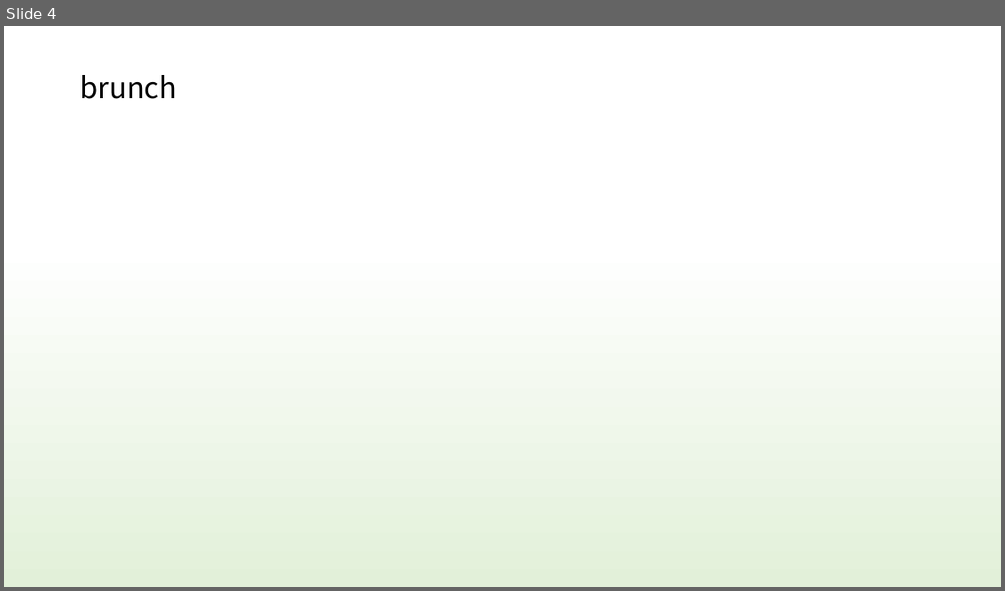
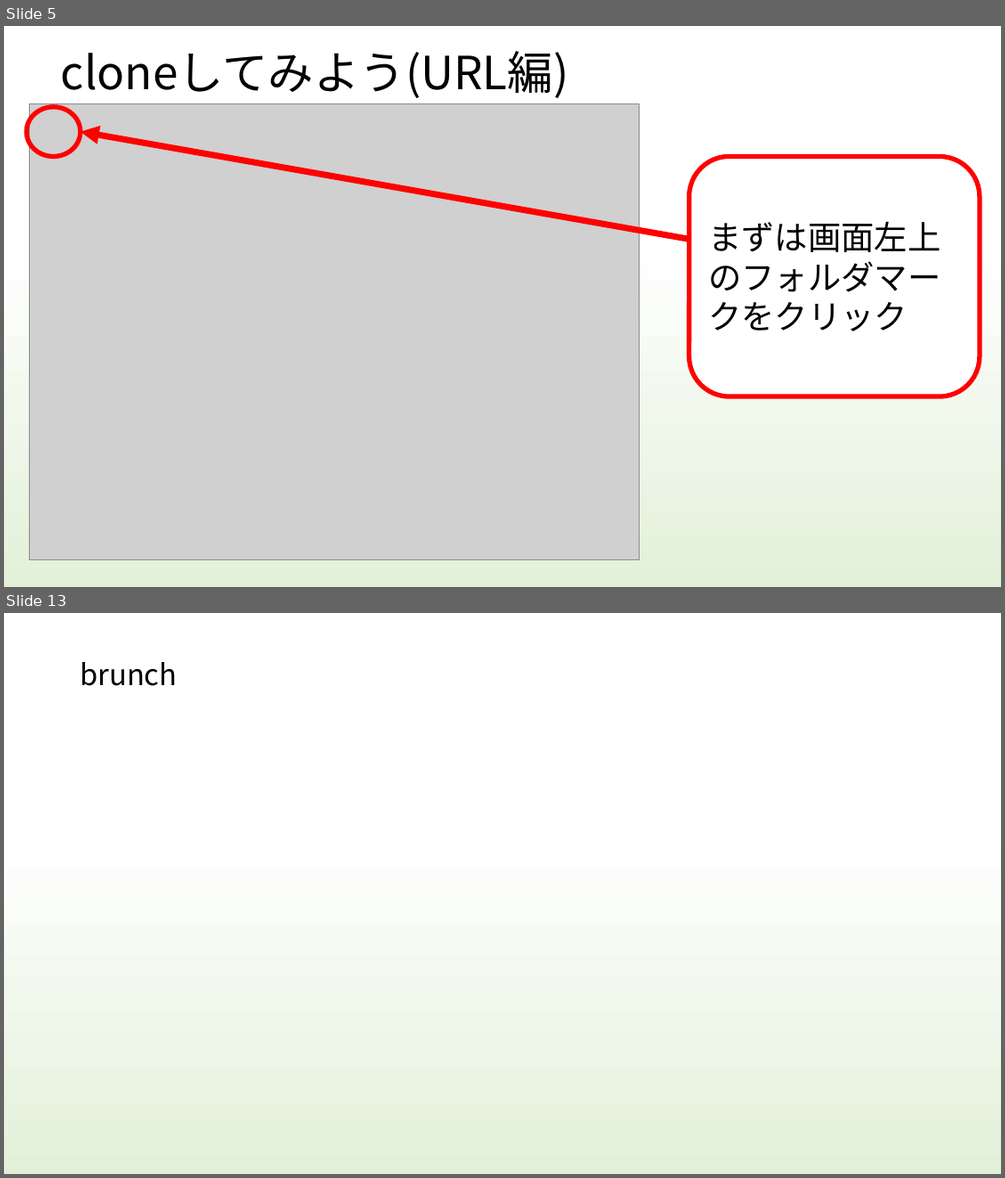
Before and after one commit to kiesproject/git-VR-study, a slide deck: 勉強会資料/H30VRStudy_Document/git_study.pptx. Shown one above the other, each under a label of ours: slide 4 before the commit, slides 5 and 13 after it; the slides between them are not shown. The pictures are 1005x591 and 1005x1178 pixels, drawn with LibreOffice and Linux fonts; fonts in the diff are those of the drawing; grey boxes stand for pictures. Boxes give left, top, right and bottom in pixels: in the first picture for what was removed or moved away, otherwise in the second. Text is boxed around its words. In the diff, an @@ line names an element or a change of style, - is before the commit and + after.

```diff
--- a/勉強会資料/H30VRStudy_Document/git_study.pptx
+++ b/勉強会資料/H30VRStudy_Document/git_study.pptx
@@ slide 5 added at (4,26,1001,587), background gradient #FFFFFF to #E2F0D9 to #BDBCBC @@
@@ title added at (61,51,569,98), 44 pt, text #000000 @@
+cloneしてみよう(URL編)
@@ picture added at (30,104,639,560) @@
@@ ellipse added at (26,107,81,156), outline #FF0000 4.5 pt @@
@@ arrow added from (689, 239) to (81, 131), #FF0000 6 pt @@
@@ rounded rectangle added at (689,156,979,396), fill #FFFFFF, outline #FF0000 4.5 pt, 32 pt, text #000000 @@
+まずは画面左上のフォルダマークをクリック
@@ what was slide 4 is now slide 13 @@
```
Also in this commit, not shown: 2 slides changed, 9 other slides added, 1 slide removed.
